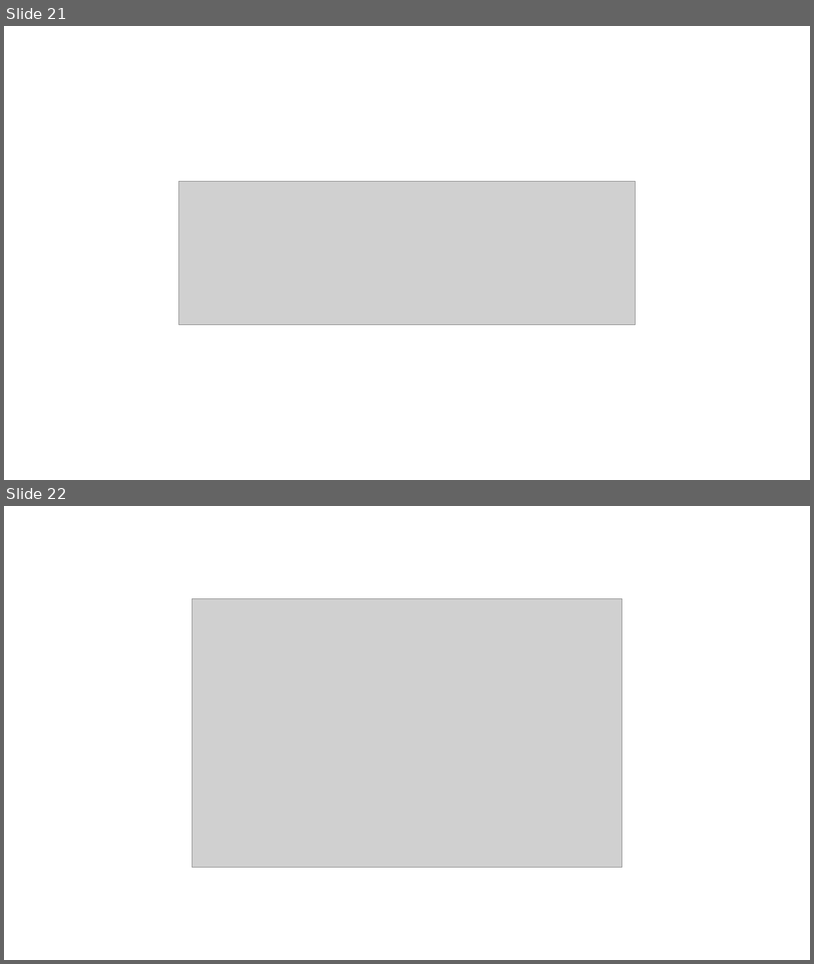
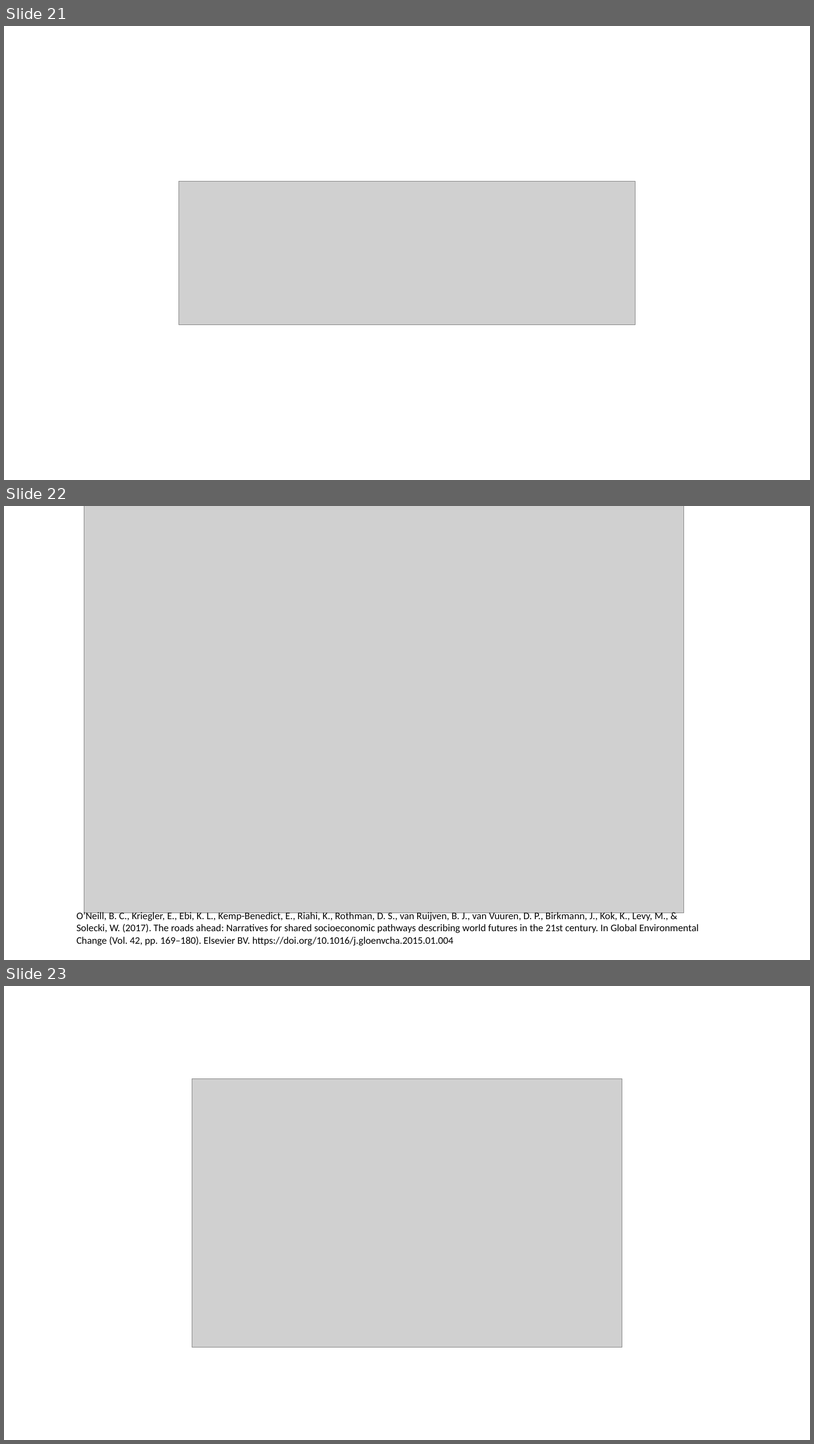
Before and after one commit to chris-s-bowden/page-test, a slide deck: docs/img_edits.pptm. Shown one above the other, each under a label of ours: slides 21 and 22 before the commit, slides 21, 22 and 23 after it. The pictures are 814x964 and 814x1444 pixels, drawn with LibreOffice and Linux fonts; fonts in the diff are those of the drawing; grey boxes stand for pictures. Boxes give left, top, right and bottom in pixels: in the first picture for what was removed or moved away, otherwise in the second. Text is boxed around its words. In the diff, an @@ line names an element or a change of style, - is before the commit and + after.

```diff
--- a/docs/img_edits.pptm
+++ b/docs/img_edits.pptm
@@ slide 22 added at (4, 506, 810, 960), background #FFFFFF @@
@@ picture added at (84, 506, 684, 913) @@
@@ text added at (77, 911, 699, 945), 12 pt, text #000000 @@
+O’Neill, B. C., Kriegler, E., Ebi, K. L., Kemp-Benedict, E., Riahi, K., Rothman, D. S., van Ruijven, B. J., van Vuuren, D. P., Birkmann, J., Kok, K., Levy, M., & Solecki, W. (2017). The roads ahead: Narratives for shared socioeconomic pathways describing world futures in the 21st century. In Global Environmental Change (Vol. 42, pp. 169–180). Elsevier BV. https://doi.org/10.1016/j.gloenvcha.2015.01.004
@@ what was slide 22 is now slide 23 @@
```
Also in this commit, not shown: 7 slides changed, 6 other slides added, 3 slides removed, 29 other files.
